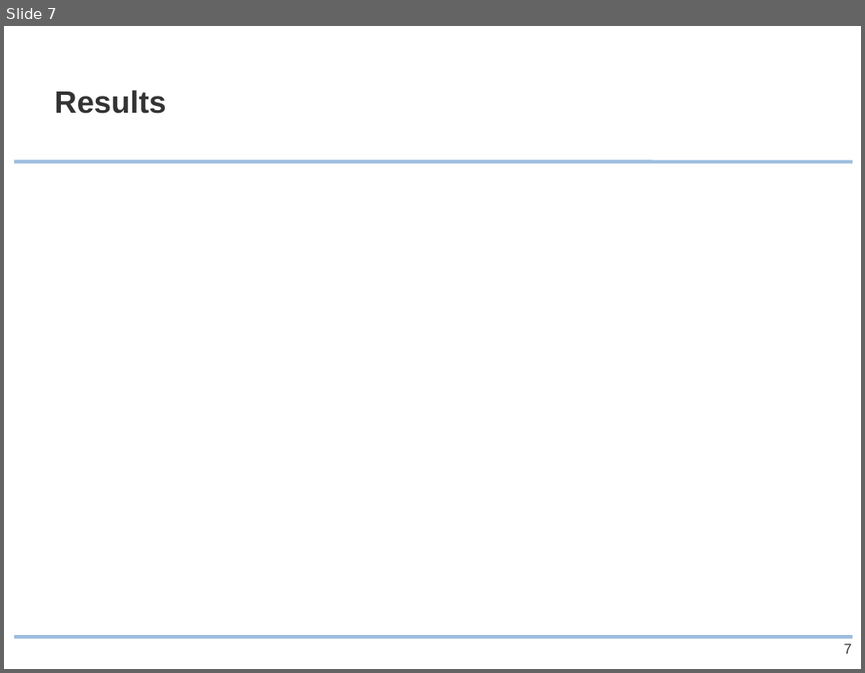
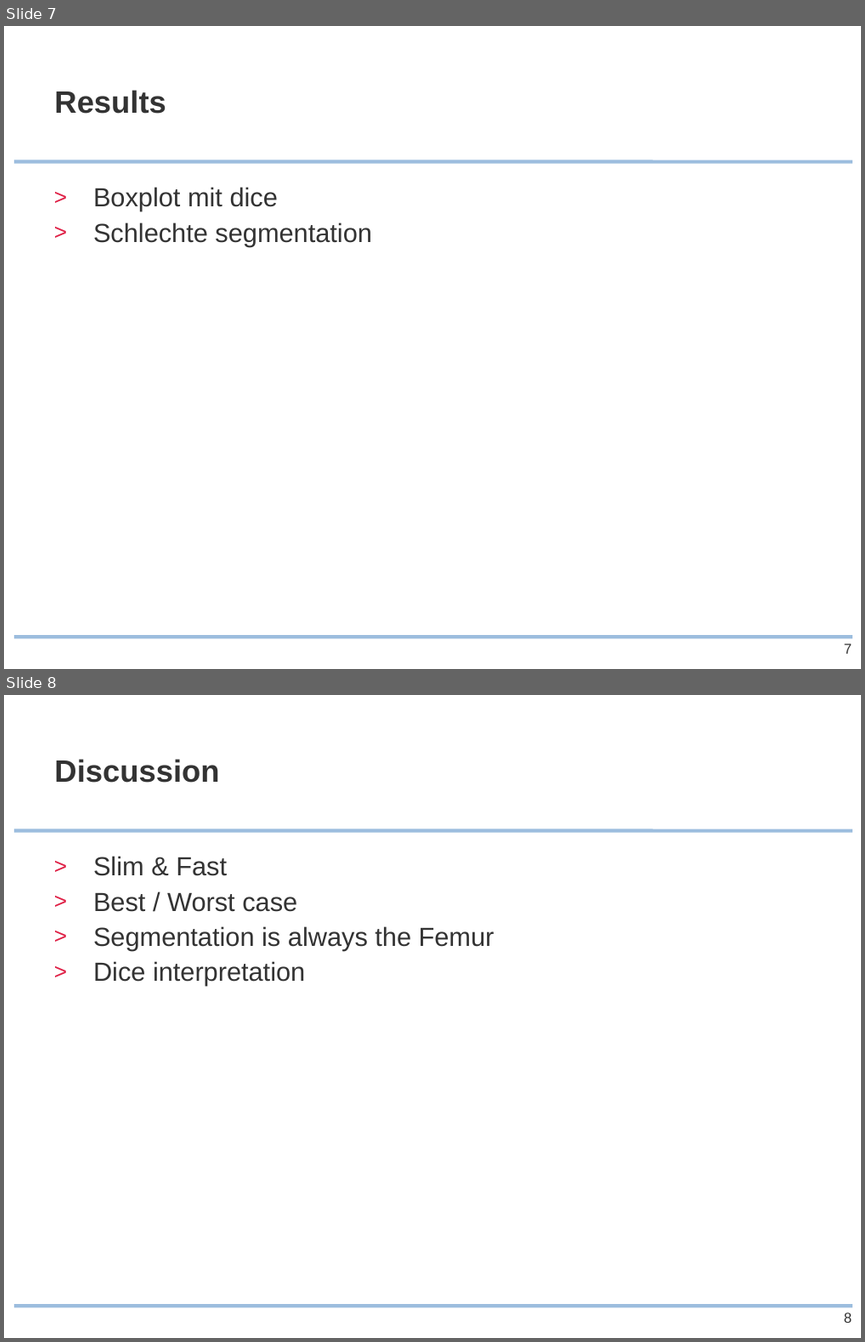
Before and after one commit to ipa/MIALab, a slide deck: doc/presentation/MIALab_slides.pptx. Shown one above the other, each under a label of ours: slide 7 before the commit, slides 7 and 8 after it. The pictures are 865x673 and 865x1342 pixels, drawn with LibreOffice and Linux fonts; fonts in the diff are those of the drawing; background and template pictures are left out. Boxes give left, top, right and bottom in pixels: in the first picture for what was removed or moved away, otherwise in the second. Text is boxed around its words. In the diff, an @@ line names an element or a change of style, - is before the commit and + after.

```diff
--- a/doc/presentation/MIALab_slides.pptx
+++ b/doc/presentation/MIALab_slides.pptx
@@ slide 8 added at (4, 695, 861, 1338), background #FFFFFF; not listed: 2 template elements that a slide beside it also shows @@
@@ title added at (54, 759, 219, 783), 26 pt, text #333333, bold @@
+Discussion
@@ text added at (93, 856, 494, 986), 22 pt, text #333333 @@
+> Slim & Fast
+> Best / Worst case
+> Segmentation is always the Femur
+> Dice interpretation
@@ page number added at (844, 1312, 851, 1322), 12 pt, text #333333 @@
+8
@@ slide 7 changed as well @@
@@ text added at (93, 187, 372, 246), 22 pt, text #333333 @@
+> Boxplot mit dice
+> Schlechte segmentation
```
Also in this commit, not shown: 5 other slides changed, 4 other slides added, 3 slides removed, 8 other files.
